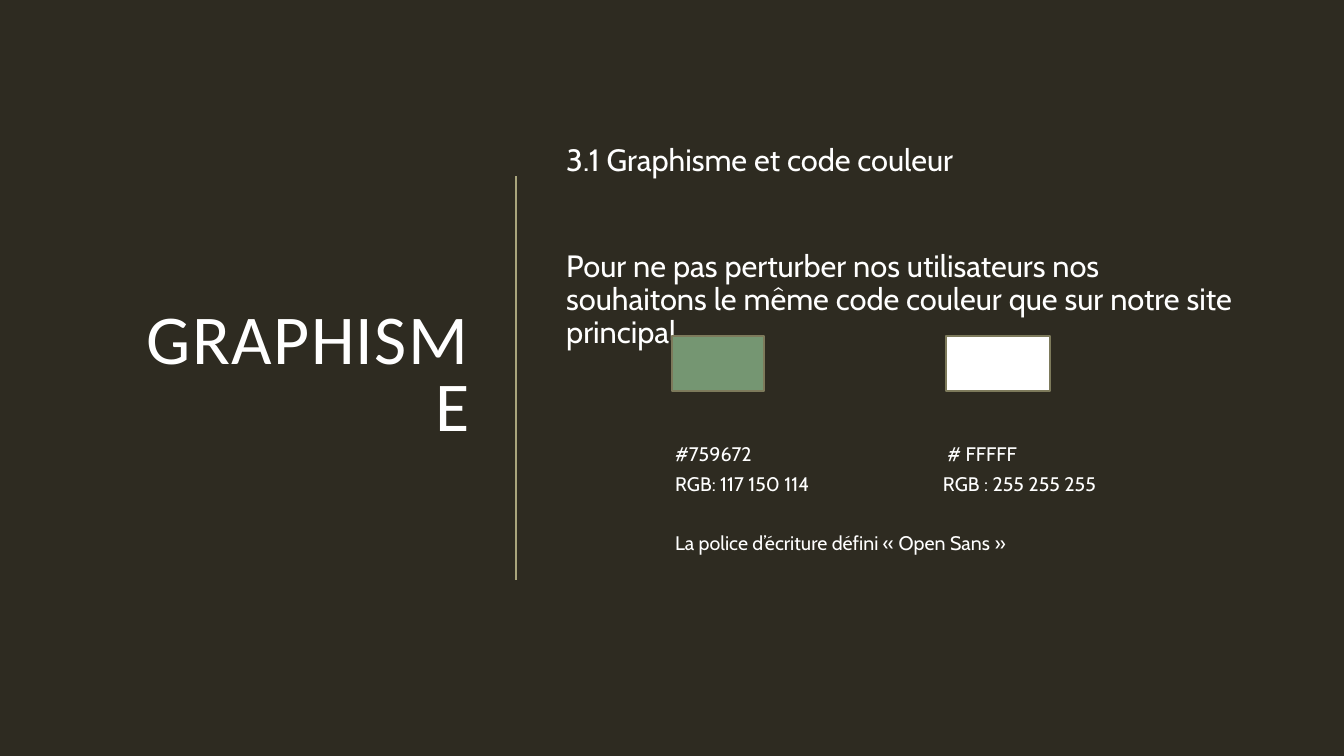
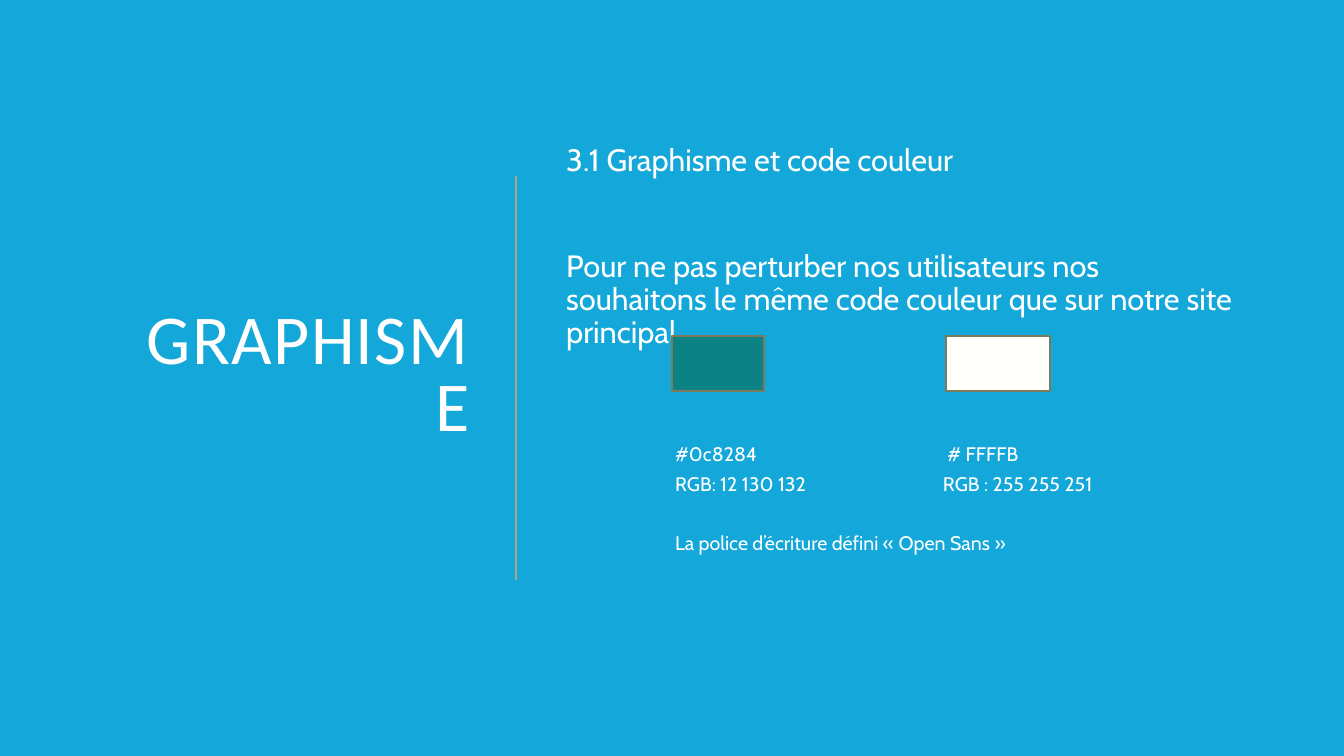
Before and after one commit to speleo27/creetaboite, a slide deck: slide 8 of partie_dev_front/Cahier des charges.pptx. Drawn at 1344x756 pixels with LibreOffice and Linux fonts; fonts in the diff are those of the drawing. Boxes give left, top, right and bottom in pixels: in the first picture for what was removed or moved away, otherwise in the second. Text is boxed around its words. In the diff, an @@ line names an element or a change of style, - is before the commit and + after.

```diff
--- a/partie_dev_front/Cahier des charges.pptx
+++ b/partie_dev_front/Cahier des charges.pptx
@@ background #2E2B21 to #13A8D9 @@
@@ rectangle at (673,337,764,391): fill #759672 to #0C8284 @@
@@ rectangle at (946,337,1050,391): fill #FFFFFF to #FFFFFB @@
@@ text at (675,447,1092,492): text changed @@
-              #759672 # FFFFF
-              RGB: 117 150 114 RGB : 255 255 255
+              #0c8284 # FFFFB
+              RGB: 12 130 132 RGB : 255 255 251
```
Also in this commit, not shown: 9 other slides changed, 58 other files.
